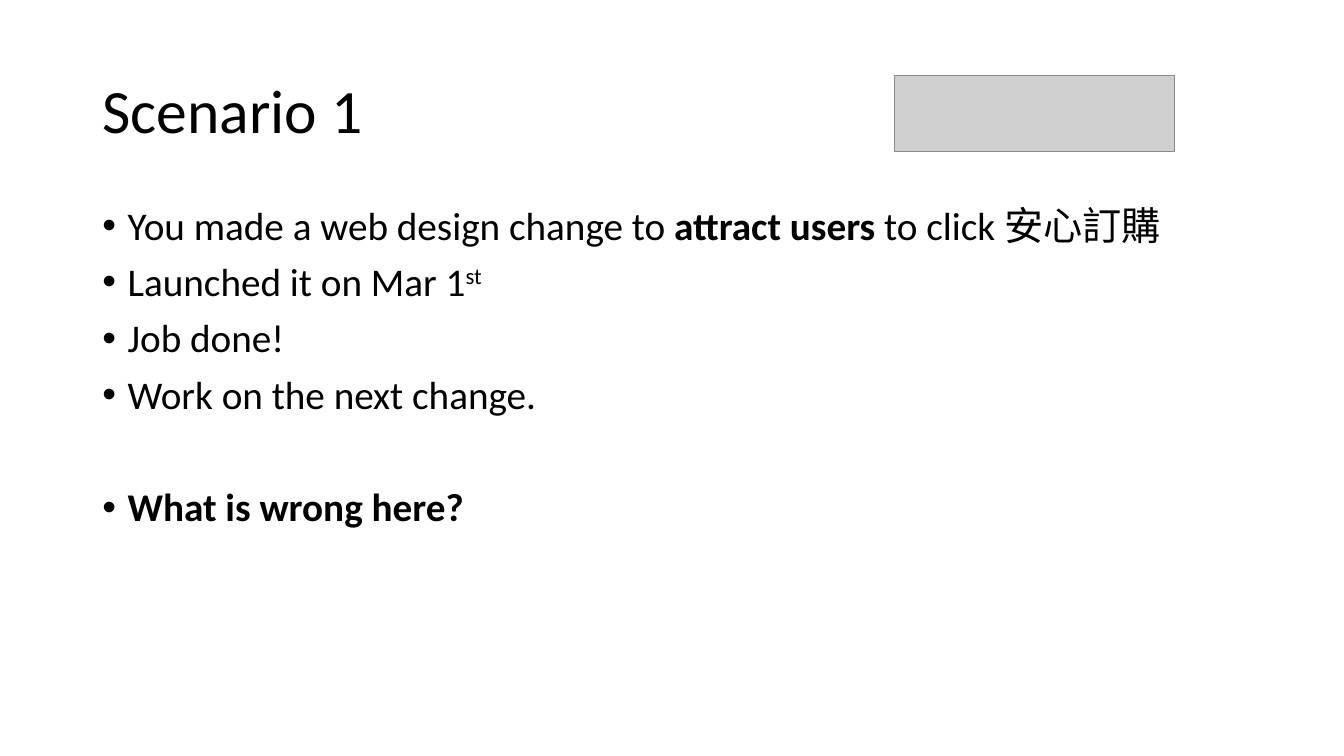
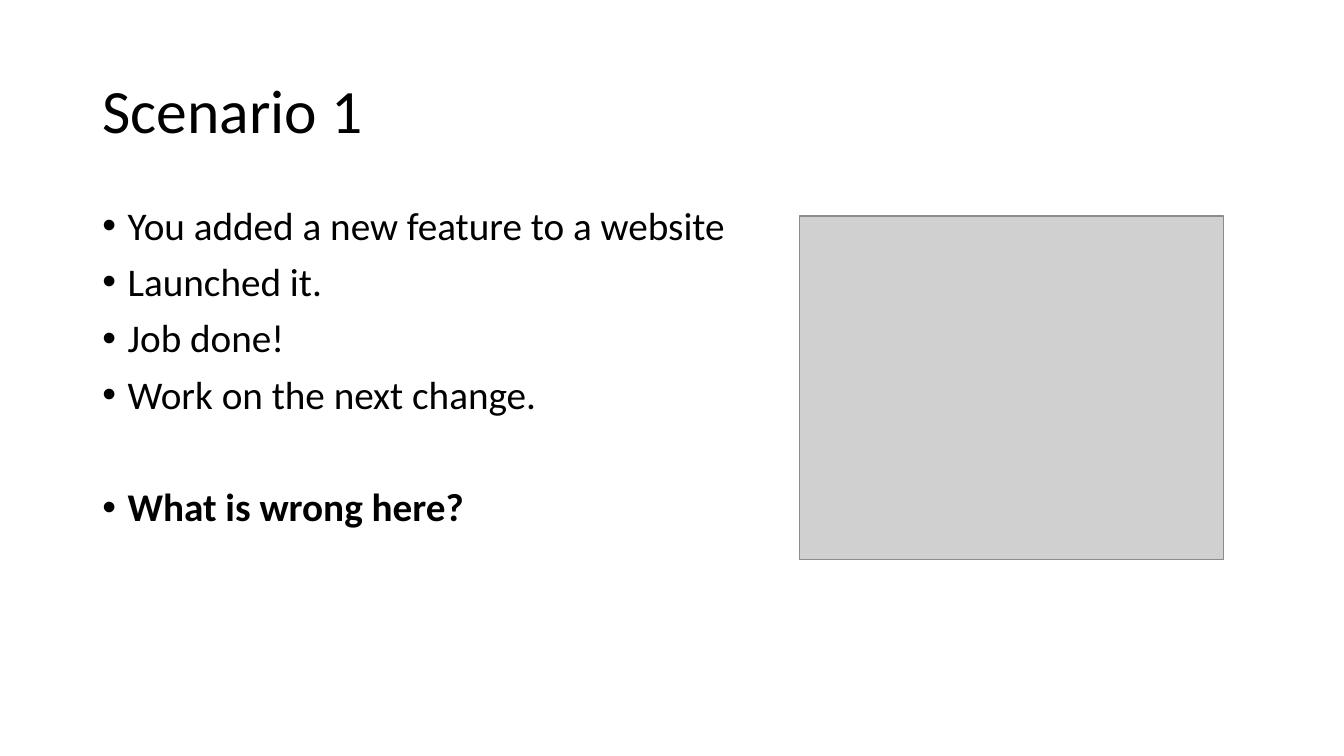
Before and after one commit to patng323/learn, a slide deck: slide 3 of FieldExperiments/AB Testing.pptx (slide 4 before the commit). Drawn at 1344x756 pixels with LibreOffice and Linux fonts; fonts in the diff are those of the drawing; grey boxes stand for pictures. Boxes give left, top, right and bottom in pixels: in the first picture for what was removed or moved away, otherwise in the second. Text is boxed around its words. In the diff, an @@ line names an element or a change of style, - is before the commit and + after.

```diff
--- a/FieldExperiments/AB Testing.pptx
+++ b/FieldExperiments/AB Testing.pptx
@@ picture removed at (x1=895, y1=76, x2=1176, y2=151) @@
@@ text at (x1=128, y1=212, x2=725, y2=297): text changed @@
-• You made a web design change to attract users to click 安心訂購
-• Launched it on Mar 1st
+• You added a new feature to a website
+• Launched it.
@@ picture added at (x1=801, y1=216, x2=1224, y2=560) @@
```
Also in this commit, not shown: 10 other slides changed, 12 slides added, 4 slides removed.
